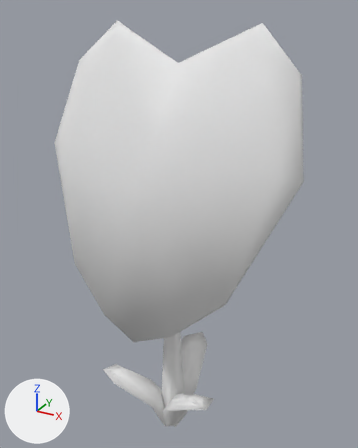
The Blender file src/models/env/plants/Taro_Plant_001.blend: old version first, new version second.
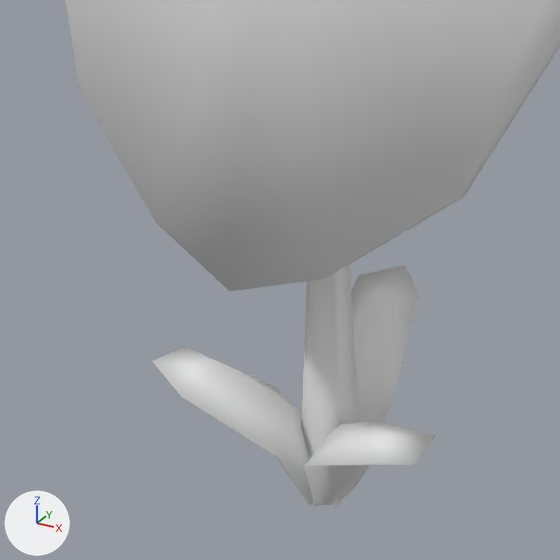
The first picture shows the older version from a camera (50 mm lens) standing at (30.3, -53.0, 60.0) and looking at (0.0, 2.1, 32.4). The close-ups show both versions on the part from 12% to 74% of the width and 51% to 100% of the height of that picture. Arrows for +X, +Y and +Z are at lower left; the lights stay in place.

Script lines for the objects in view, before the commit:
```python
ob_mesh = bpy.data.objects.new('Mesh', me_pcube8)
ob_mesh.location = (0.0, -2.04, 34.73)
ob_mesh.rotation_euler = (1.571, 0.0, 3.142)  # degrees (90, 0, 180)
ob_mesh.scale = (33.1, 33.1, 33.1)
ob_mesh_002 = bpy.data.objects.new('Mesh.002', me_polysurface1_014)
ob_mesh_002.location = (-2.91, -1.99, 5.64)
ob_mesh_002.rotation_euler = (1.361, 0.828, -4.237)  # degrees (78, 47, -243)
ob_mesh_002.scale = (13.8, 13.8, 13.8)
ob_mesh_003 = bpy.data.objects.new('Mesh.003', me_polysurface1_010)
ob_mesh_003.location = (-0.13, 3.14, 5.64)
ob_mesh_003.rotation_euler = (1.361, 0.828, -6.391)  # degrees (78, 47, 354)
ob_mesh_003.scale = (13.8, 13.8, 13.8)
ob_mesh_004 = bpy.data.objects.new('Mesh.004', me_polysurface1_015)
ob_mesh_004.location = (2.61, -1.78, 5.64)
ob_mesh_004.rotation_euler = (1.361, 0.828, -2.228)  # degrees (78, 47, -128)
ob_mesh_004.scale = (13.8, 13.8, 13.8)
```
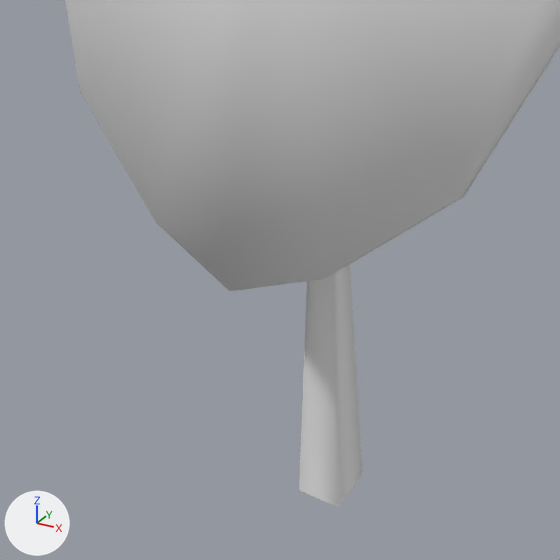
Changed parts and their boxes (x1, y1, x2, y2) in the close-ups (560 x 560 px):
'Mesh.002', hidden
    before: (152, 346, 313, 506)
'Mesh.003', hidden
    before: (351, 265, 419, 423)
'Mesh.004', hidden
    before: (305, 421, 435, 506)

Patch to the scene script:
```diff
--- a/src/models/env/plants/Taro_Plant_001.blend.py
+++ b/src/models/env/plants/Taro_Plant_001.blend.py
@@ ob_mesh_004 @@
 ob_mesh_004.scale = (13.8, 13.8, 13.8)
+ob_mesh_004.hide_viewport = True
@@ ob_mesh_002 @@
 ob_mesh_002.scale = (13.8, 13.8, 13.8)
+ob_mesh_002.hide_viewport = True
@@ ob_mesh_003 @@
 ob_mesh_003.scale = (13.8, 13.8, 13.8)
+ob_mesh_003.hide_viewport = True
```
